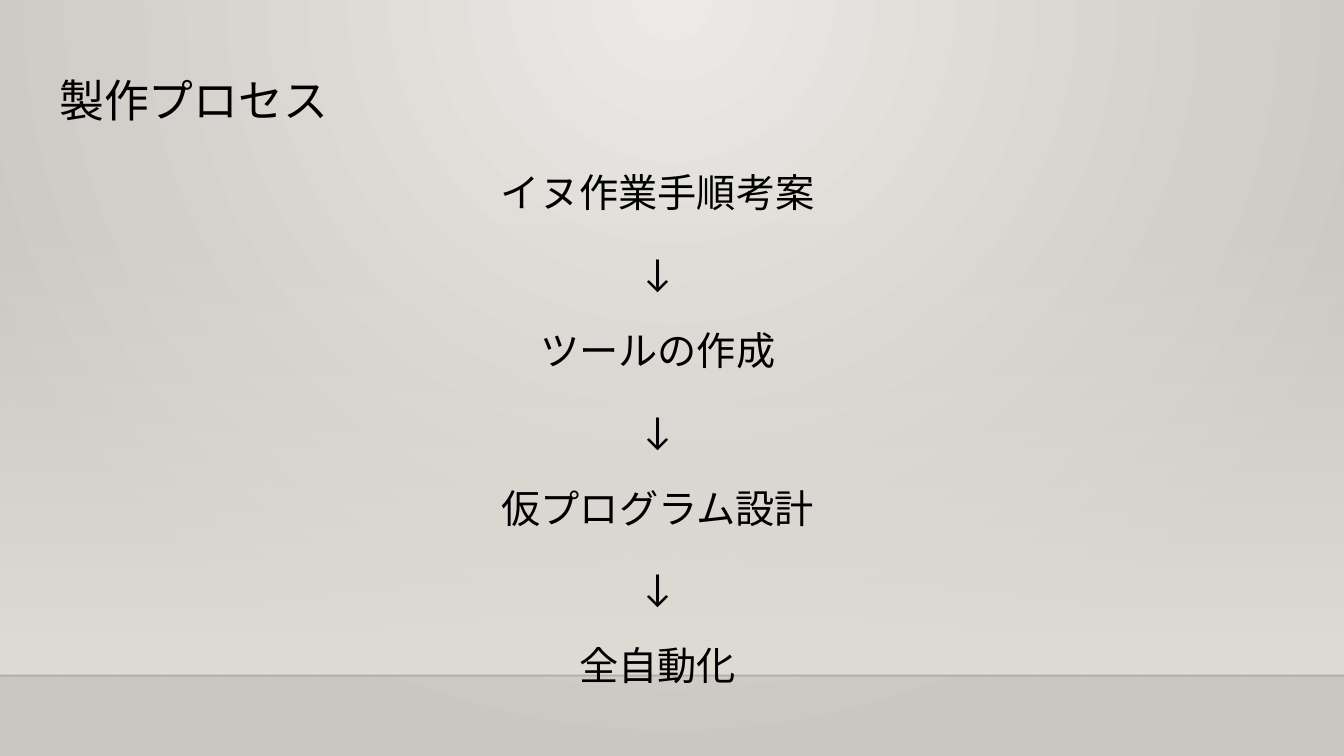
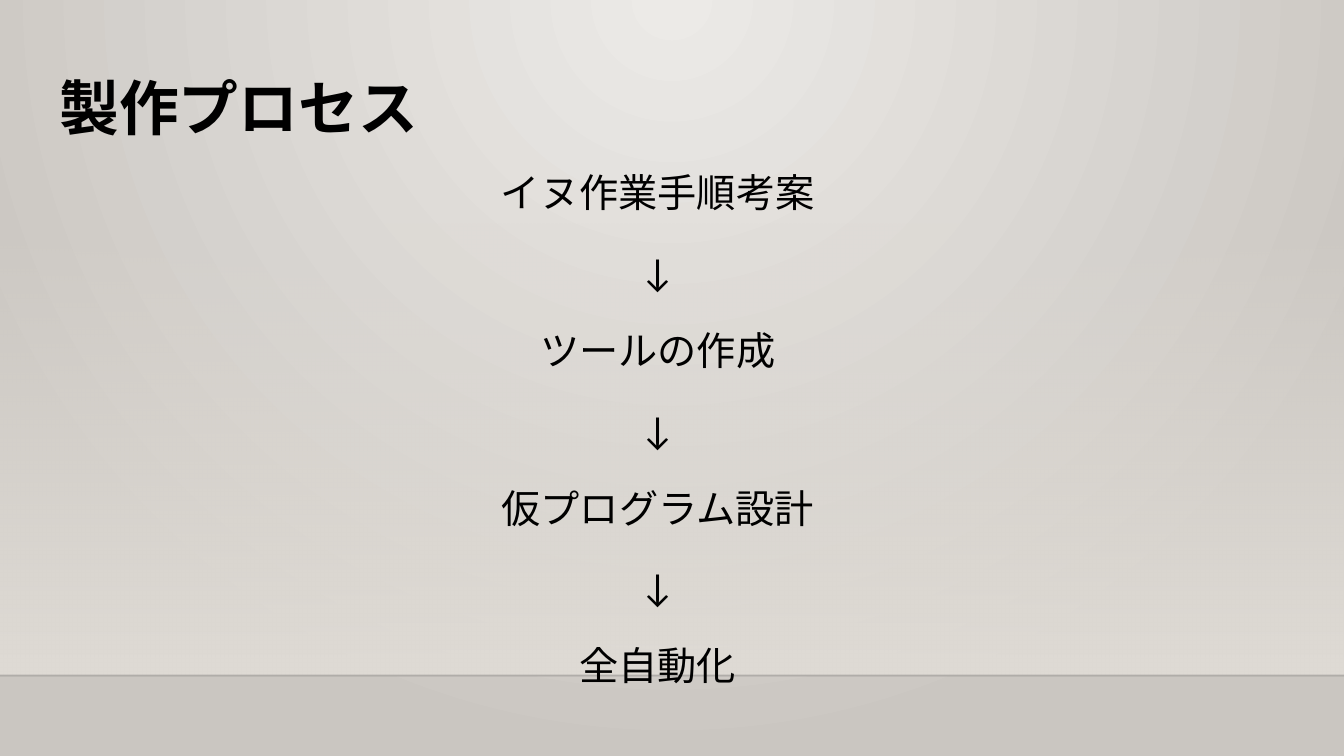
Before and after one commit to er-cat/schooltask, a slide deck: slide 3 of ロボティクスデザイン/みよしばるーんm.pptx. Drawn at 1344x756 pixels with LibreOffice and Linux fonts; fonts in the diff are those of the drawing; background and template pictures are left out. Boxes give left, top, right and bottom in pixels: in the first picture for what was removed or moved away, otherwise in the second. Text is boxed around its words. In the diff, an @@ line names an element or a change of style, - is before the commit and + after.

```diff
--- a/ロボティクスデザイン/みよしばるーんm.pptx
+++ b/ロボティクスデザイン/みよしばるーんm.pptx
@@ title "製作プロセス" at (59, 79, 417, 136): size 24 to 32 pt, bold on @@
```
Also in this commit, not shown: 5 other slides changed.
